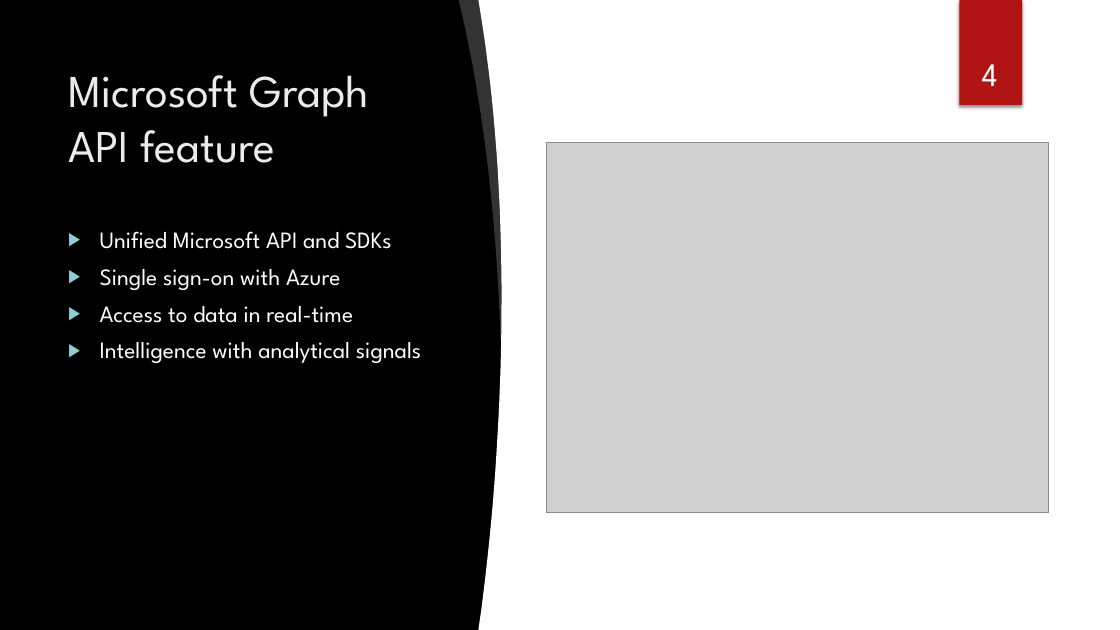
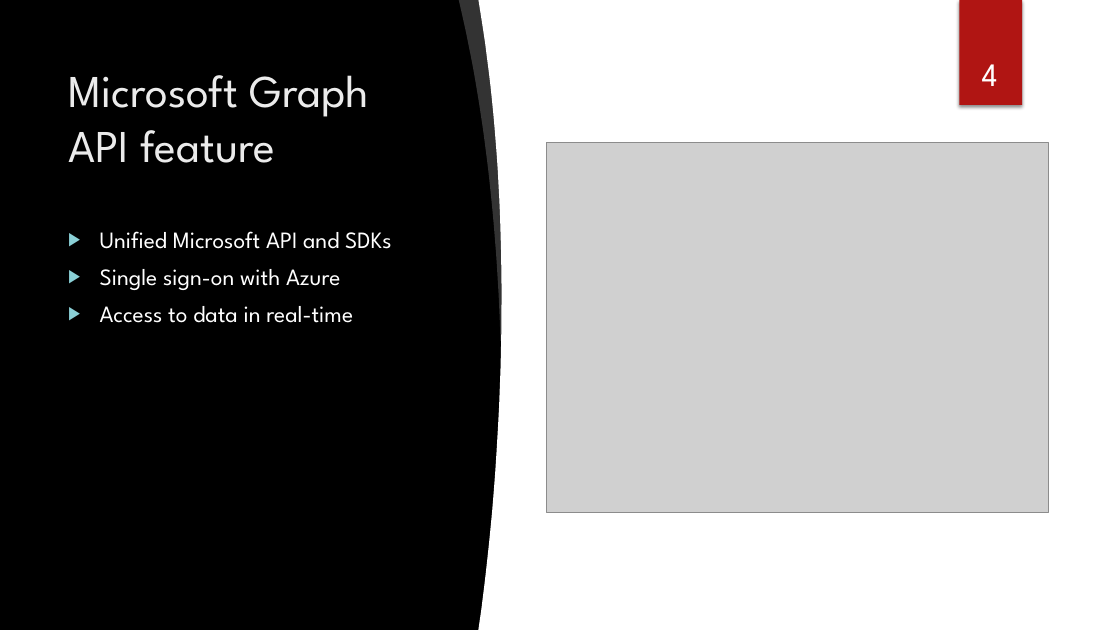
Before and after one commit to Johndgnzj/FCULab.GraphAndBot, a slide deck: slide 4 of Documents/Workshop-Day1_MicrosoftGraphAPI.pptx. Drawn at 1120x630 pixels with LibreOffice and Linux fonts; fonts in the diff are those of the drawing; grey boxes stand for pictures; background and template pictures are left out. Boxes give left, top, right and bottom in pixels: in the first picture for what was removed or moved away, otherwise in the second. Text is boxed around its words. In the diff, an @@ line names an element or a change of style, - is before the commit and + after.

```diff
--- a/Documents/Workshop-Day1_MicrosoftGraphAPI.pptx
+++ b/Documents/Workshop-Day1_MicrosoftGraphAPI.pptx
@@ text at [100,342,421,363]: paragraph removed @@
-▶ Intelligence with analytical signals
```
Also in this commit, not shown: 7 other slides changed, 10 slides added.
